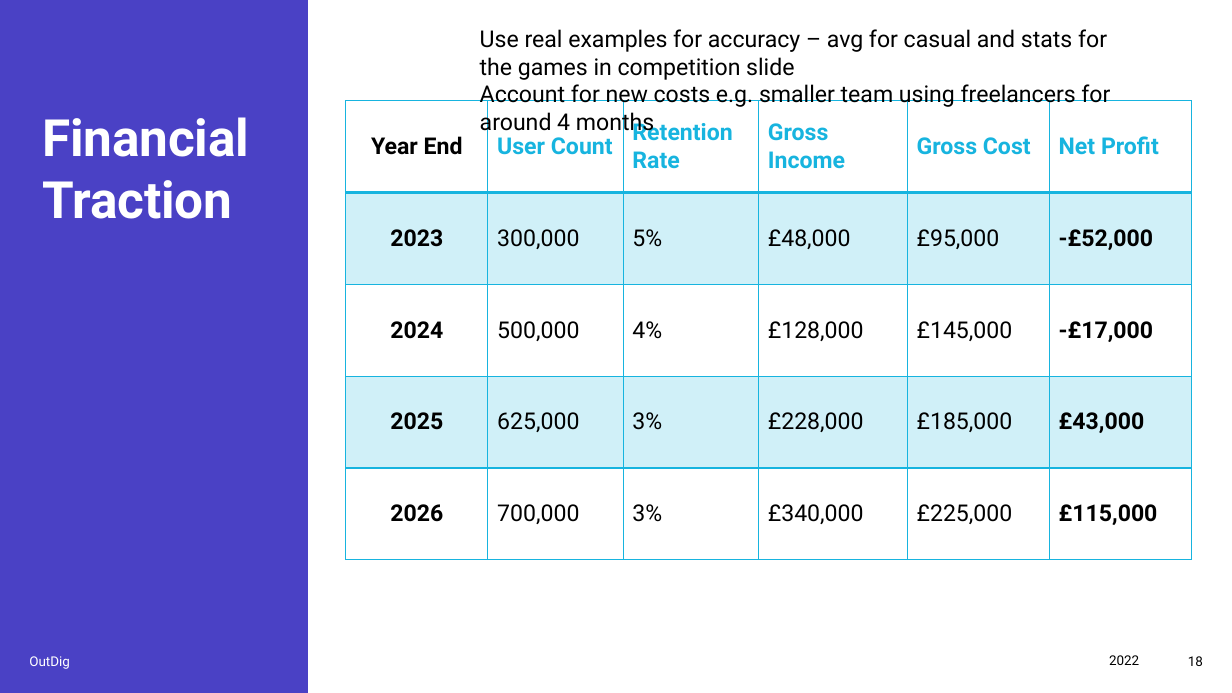
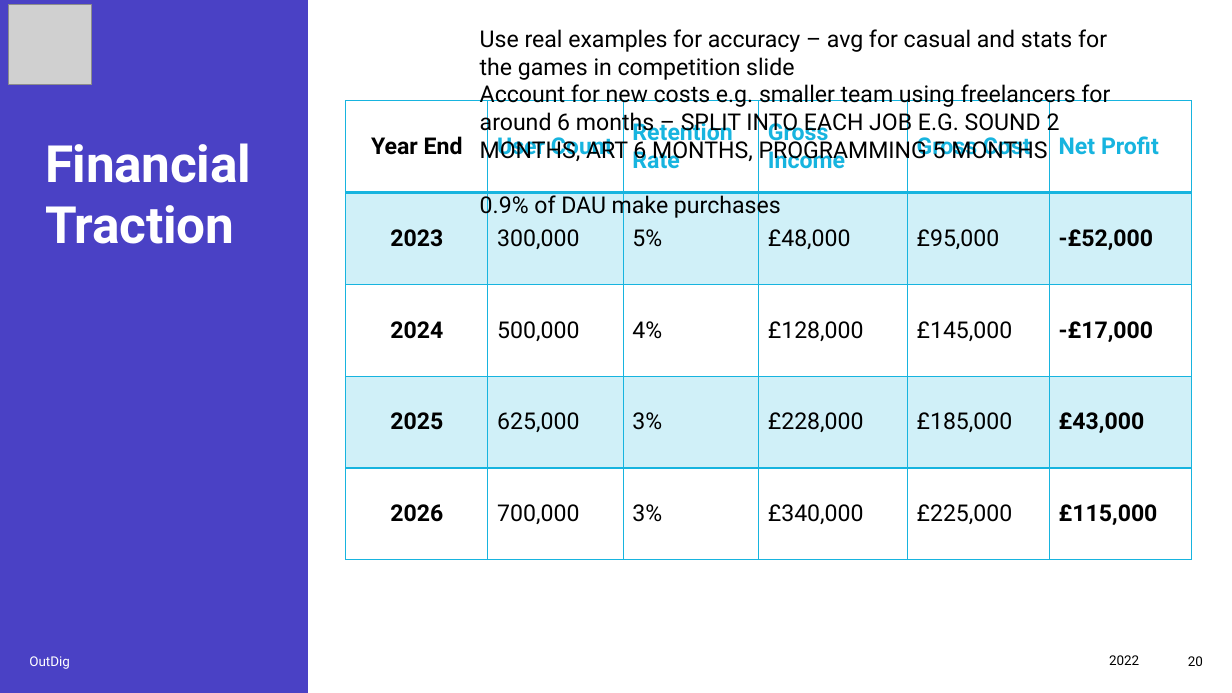
Before and after one commit to Joe34441/IndieDevPPT, a slide deck: slide 20 of CT6018 Joe Mason s4001719.pptx (slide 18 before the commit). Drawn at 1232x693 pixels with LibreOffice and Linux fonts; fonts in the diff are those of the drawing; grey boxes stand for pictures. Boxes give left, top, right and bottom in pixels: in the first picture for what was removed or moved away, otherwise in the second. Text is boxed around its words. In the diff, an @@ line names an element or a change of style, - is before the commit and + after.

```diff
--- a/CT6018 Joe Mason s4001719.pptx
+++ b/CT6018 Joe Mason s4001719.pptx
@@ picture added at [9, 5, 92, 85] @@
@@ text at [480, 84, 1110, 219]: text changed @@
-Account for new costs e.g. smaller team using freelancers for around 4 months
+Account for new costs e.g. smaller team using freelancers for around 6 months – SPLIT INTO EACH JOB E.G. SOUND 2 MONTHS, ART 6 MONTHS, PROGRAMMING 5 MONTHS
+0.9% of DAU make purchases
@@ title "Financial Traction": place and size @@
-title "Financial Traction" at [43, 117, 249, 219]
+title "Financial Traction" at [45, 143, 251, 244]
@@ page number at [1188, 656, 1203, 666]: text changed @@
-18
+20
```
Also in this commit, not shown: 14 other slides changed, 3 slides added, 1 slide removed, 1 other file.
